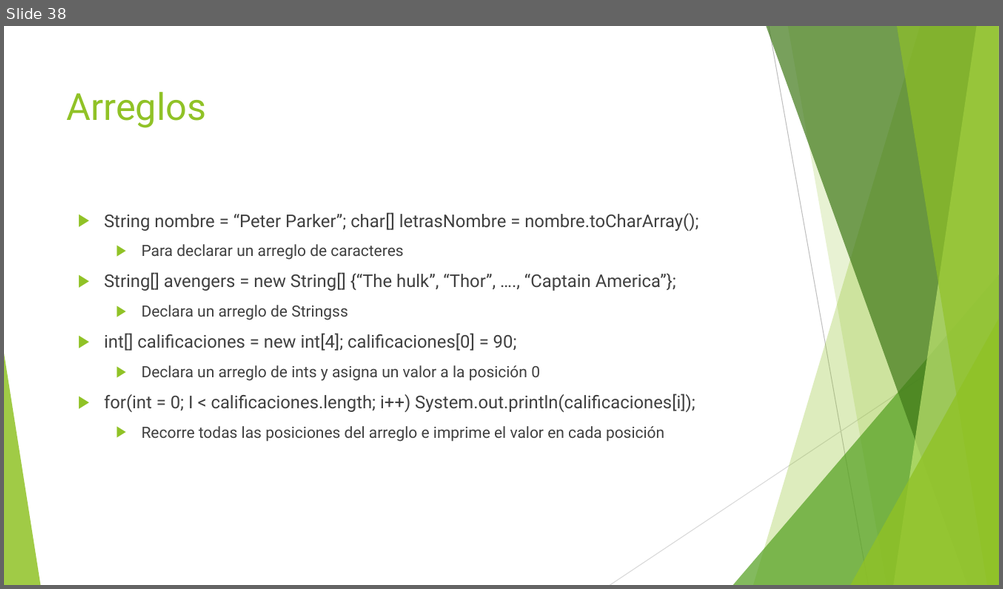
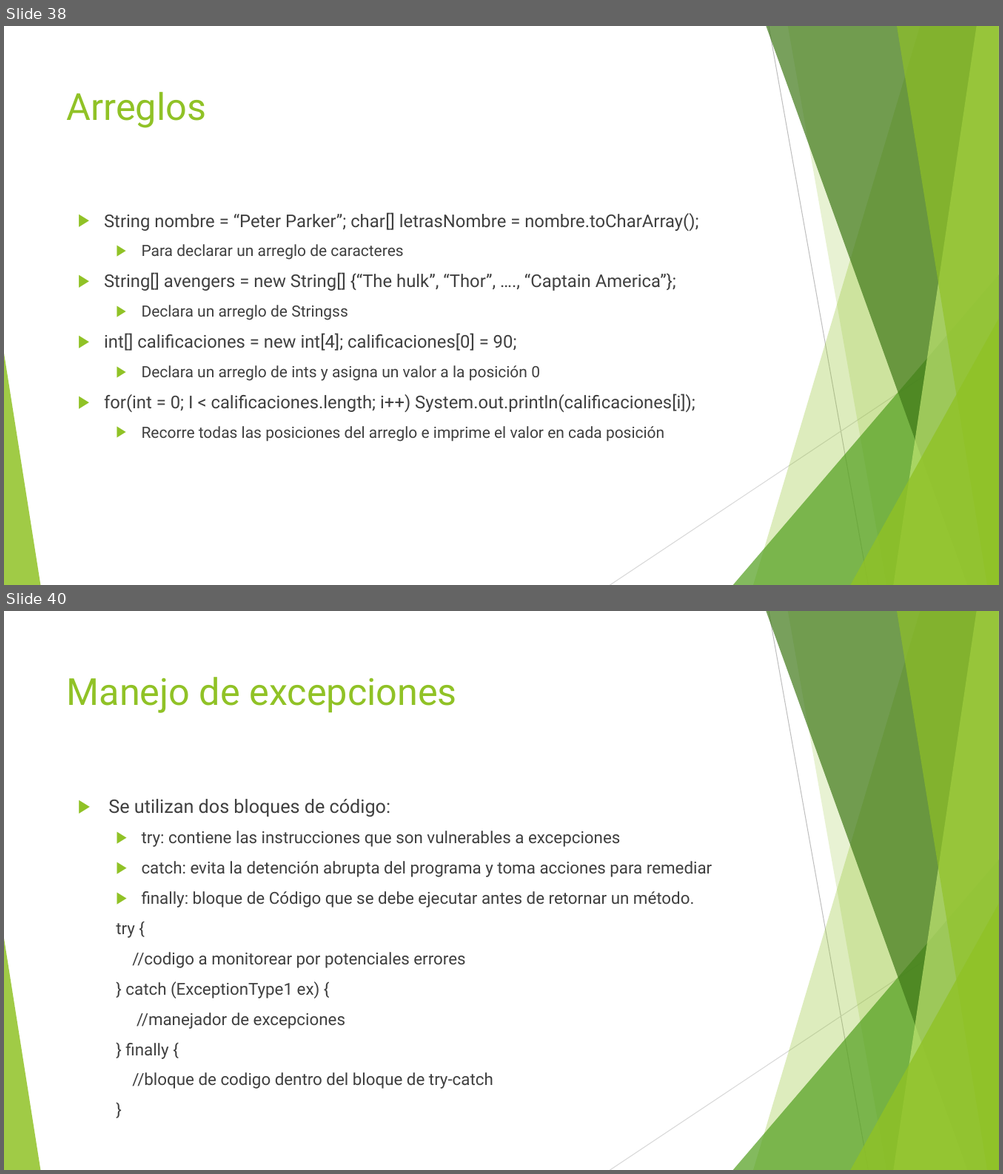
Before and after one commit to jomarnavarro/basicJava, a slide deck: Selenium, module 2.pptx. Shown one above the other, each under a label of ours: slide 38 before the commit, slides 38 and 40 after it; the slides between them are not shown. The pictures are 1003x589 and 1003x1174 pixels, drawn with LibreOffice and Linux fonts; fonts in the diff are those of the drawing. Boxes give left, top, right and bottom in pixels: in the first picture for what was removed or moved away, otherwise in the second. Text is boxed around its words. In the diff, an @@ line names an element or a change of style, - is before the commit and + after.

Commit message:
Adds exercises and exceptions examples

```diff
--- a/Selenium, module 2.pptx
+++ b/Selenium, module 2.pptx
@@ slide 40 added at box(4, 611, 999, 1170), background #FFFFFF; not listed: 10 template elements that a slide beside it also shows @@
@@ title added at box(67, 677, 456, 713), 36 pt, text #90C226 @@
+Manejo de excepciones
@@ text added at box(108, 799, 711, 1089), 16 pt, text #3F3F3F @@
+▶ Se utilizan dos bloques de código:
+  ▶ try: contiene las instrucciones que son vulnerables a excepciones
+  ▶ catch: evita la detención abrupta del programa y toma acciones para remediar
+  ▶ finally: bloque de Código que se debe ejecutar antes de retornar un método.
+  try {
+  //codigo a monitorear por potenciales errores
+  } catch (ExceptionType1 ex) {
+  //manejador de excepciones
+  } finally {
+  //bloque de codigo dentro del bloque de try-catch
+  }
```
Also in this commit, not shown: 1 other slide added, 9 other files.
